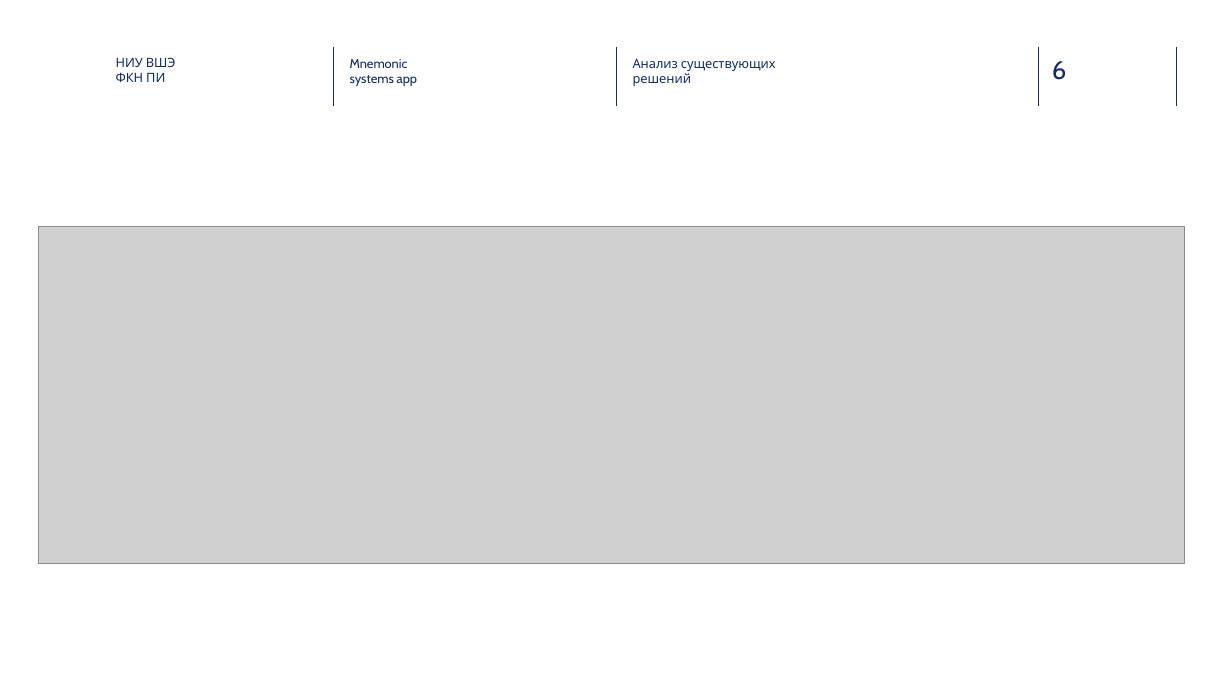
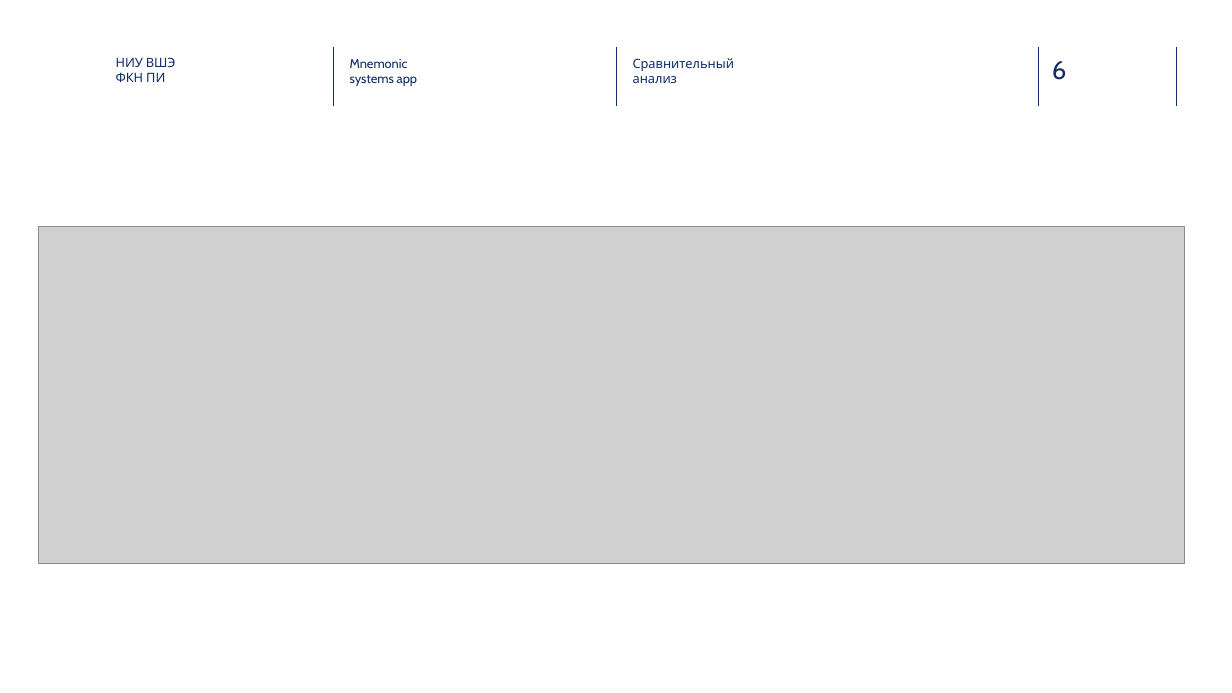
Before and after one commit to NikPeg/mnemonic_systems_app, a slide deck: slide 6 of Итоговые документы/presentation.pptx. Drawn at 1232x693 pixels with LibreOffice and Linux fonts; fonts in the diff are those of the drawing; grey boxes stand for pictures; background and template pictures are left out. Boxes give left, top, right and bottom in pixels: in the first picture for what was removed or moved away, otherwise in the second. Text is boxed around its words. In the diff, an @@ line names an element or a change of style, - is before the commit and + after.

```diff
--- a/Итоговые документы/presentation.pptx
+++ b/Итоговые документы/presentation.pptx
@@ text at (633,58,734,83): text changed @@
-Анализ существующих
-решений
+Сравнительный
+анализ
```
Also in this commit, not shown: 1 slide added.
